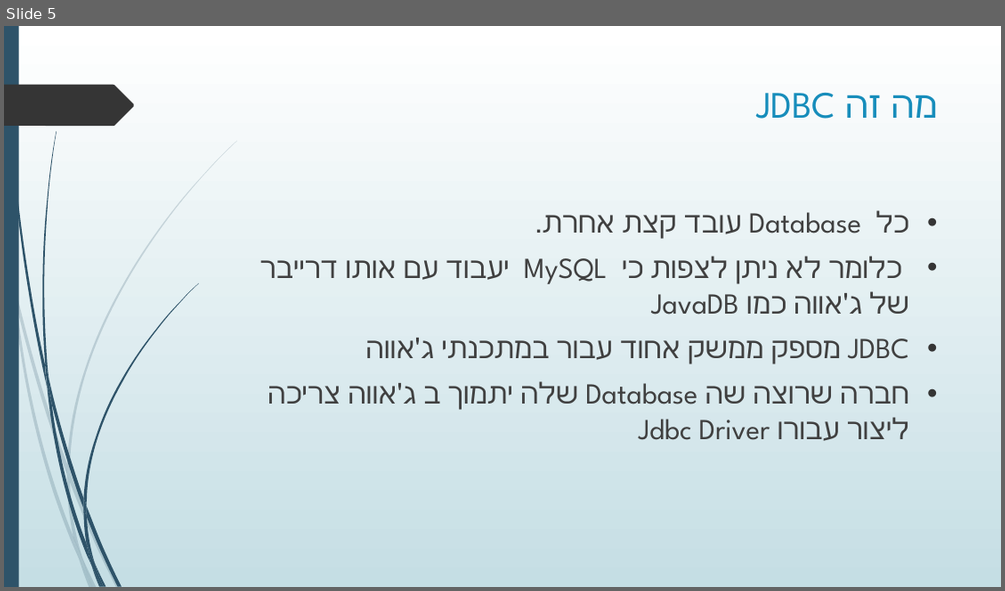
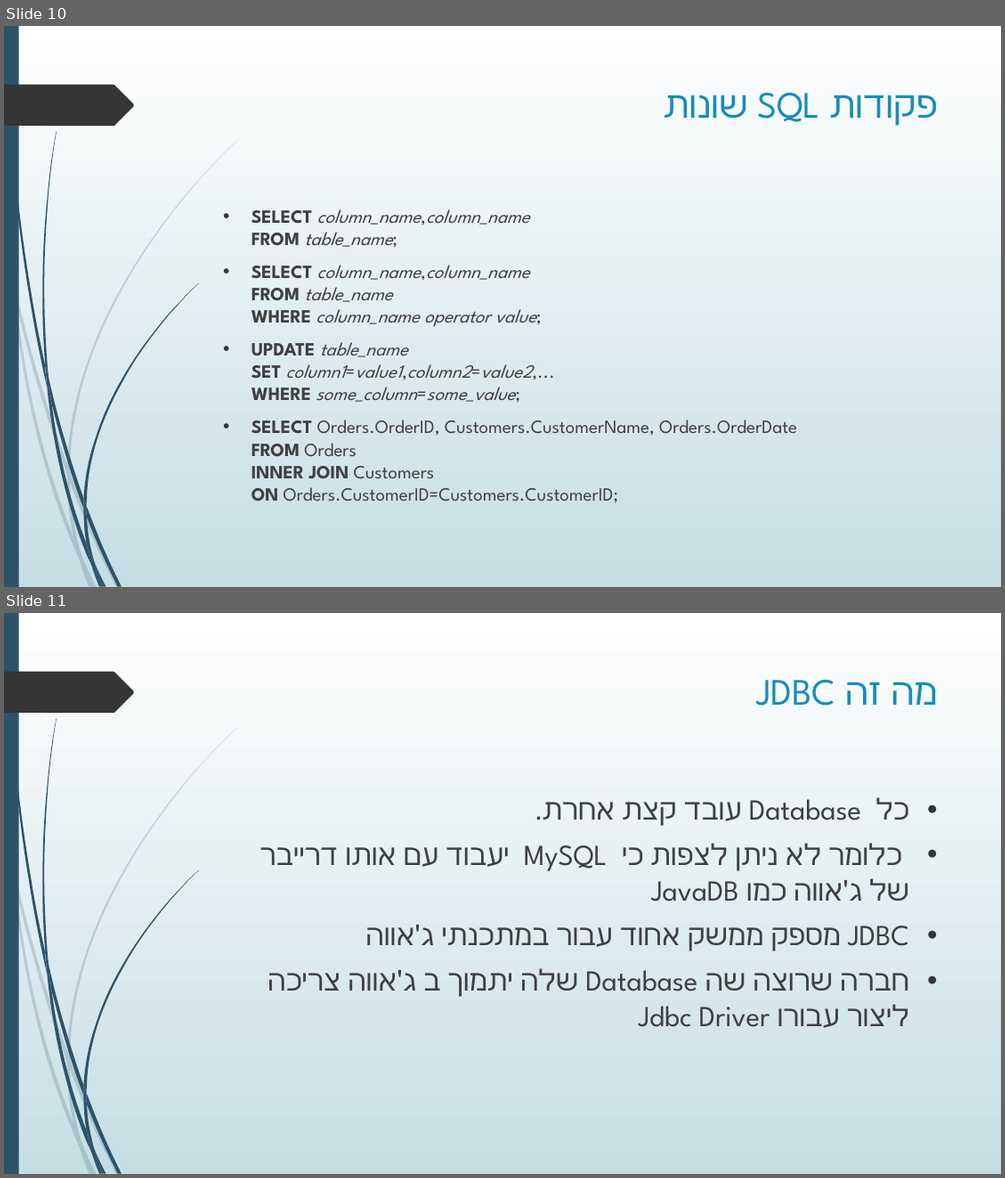
Before and after one commit to NahumLitvin/JDBCExample, a slide deck: JDBC.pptx. Shown one above the other, each under a label of ours: slide 5 before the commit, slides 10 and 11 after it. The pictures are 1005x591 and 1005x1178 pixels, drawn with LibreOffice and Linux fonts; fonts in the diff are those of the drawing. Boxes give left, top, right and bottom in pixels: in the first picture for what was removed or moved away, otherwise in the second. Text is boxed around its words. In the diff, an @@ line names an element or a change of style, - is before the commit and + after.

```diff
--- a/JDBC.pptx
+++ b/JDBC.pptx
@@ slide 10 added at (4, 26, 1001, 587), background gradient #FFFFFF to #C5DEE5; not listed: 24 template elements that a slide beside it also shows @@
@@ title added at (829, 95, 937, 126), 36 pt, text #178DBB @@
+פקודות SQL שונות
@@ text added at (251, 209, 797, 503), 18 pt, text #404040 @@
+• SELECT column_name,column_name
+  FROM table_name;
+• SELECT column_name,column_name
+  FROM table_name
+  WHERE column_name operator value;
+• UPDATE table_name
+  SET column1=value1,column2=value2,...
+  WHERE some_column=some_value;
+• SELECT Orders.OrderID, Customers.CustomerName, Orders.OrderDate
+  FROM Orders
+  INNER JOIN Customers
+  ON Orders.CustomerID=Customers.CustomerID;
@@ what was slide 5 is now slide 11 @@
```
Also in this commit, not shown: 8 slides changed, 13 other slides added, 1 other file.
